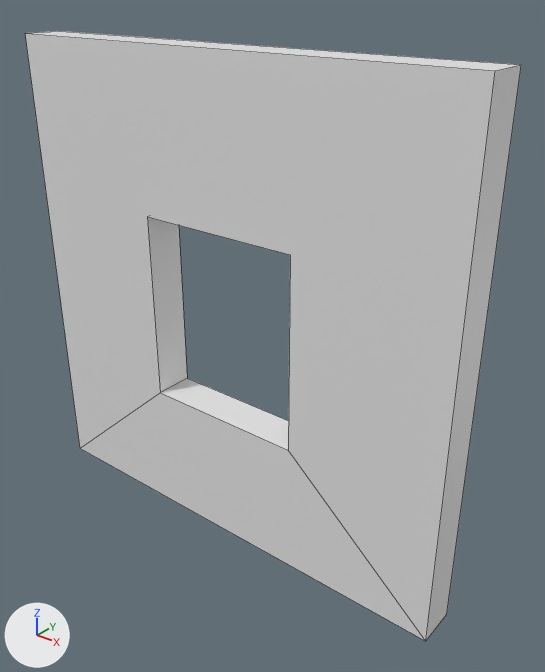
Before and after pictures for a commit that changed the FBX model Assets/FBXReadyForImport/UpdatedTiles/WindowWall_3x3.fbx.
Both versions are drawn from a 50 mm lens placed at (2.73, -3.15, 3.35), pointed at (0.22, -0.01, 1.4). The lights are fixed; the arrows at lower left show +X, +Y and +Z. Mesh edges are drawn as thin lines.

The first picture shows 'WindowWall_3x3'.
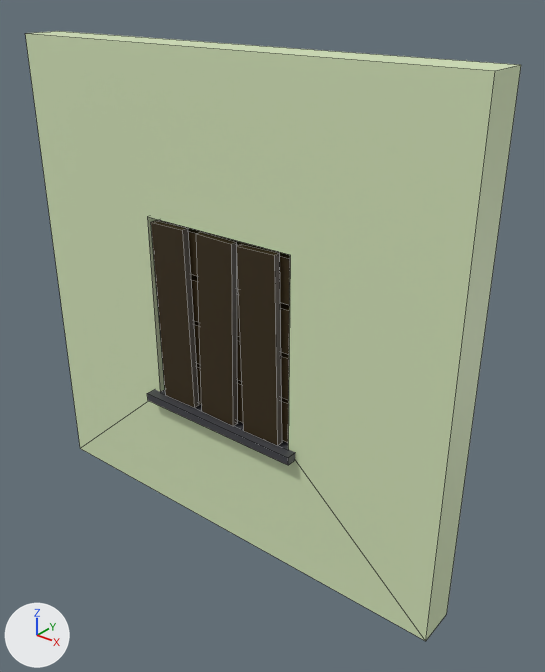
Edits to the scene script, one JSON object a line:
```json
{"op": "add", "block": "mat_stucco", "code": ["mat_stucco = principled_material('Stucco')", "mat_stucco.base_color = (0.681, 0.8, 0.5)  # green #d7e7bc"]}
{"op": "add", "block": "mat_darkwood", "code": ["mat_darkwood = principled_material('DarkWood')", "mat_darkwood.base_color = (0.0374, 0.0223, 0.00412)  # brown #36290d"]}
{"op": "add", "block": "mat_stone", "code": ["mat_stone = principled_material('Stone')", "mat_stone.base_color = (0.0559, 0.0574, 0.0668)  # dark grey #434449"]}
{"op": "add", "block": "mat_woodentiles", "code": ["mat_woodentiles = principled_material('WoodenTiles')", "mat_woodentiles.base_color = (0.0133, 0.0237, 0.0135)  # black #1e2b1f"]}
{"block": "me_cube_003", "where": "# used by ob_windowwall_3x3; location = (0.0, 0.0, 0.0)"}
{"op": "remove", "block": "me_cube_003", "code": "me_cube_003.from_pydata(...)  # 16 vertices, 12 faces; spans x -1.5..1.5, y -0.25..0.0, z 0.0..3.0"}
{"op": "add", "block": "me_cube_003", "code": "me_cube_003.from_pydata(...)  # 144 vertices, 108 faces; spans x -1.5..1.5, y -0.32..0.07, z 0.0..3.0"}
{"block": "me_cube_003", "change": "me_cube_003 part 1: a new loose piece, a box spanning x -0.508..0.512, y -0.228..-0.165, z 1.454..1.715, in mat_darkwood (brown #36290d)"}
{"block": "me_cube_003", "change": "me_cube_003 part 2: a new loose piece, a box spanning x -0.508..0.512, y -0.228..-0.165, z 1.167..1.427, in mat_darkwood (brown #36290d)"}
{"block": "me_cube_003", "change": "me_cube_003 part 3: a new loose piece, a box spanning x -0.508..0.512, y -0.228..-0.165, z 0.882..1.142, in mat_darkwood (brown #36290d)"}
{"block": "me_cube_003", "change": "me_cube_003 part 4: a new loose piece, a box spanning x -0.508..0.512, y -0.228..-0.165, z 1.748..2.008, in mat_darkwood (brown #36290d)"}
{"block": "me_cube_003", "change": "me_cube_003 part 5: a new loose piece, a box spanning x -0.581..0.581, y -0.318..0.065, z 0.806..0.858, in mat_stone (dark grey #434449)"}
{"block": "me_cube_003", "change": "me_cube_003 part 6"}
{"block": "me_cube_003", "change": "24 vertices are added at x -0.48..0.48, y -0.27..-0.02, z 0.86..2.03"}
{"block": "me_cube_003", "change": "12 new vertices lie (0.0, 0.05, 0.0) away from vertices in x -0.47..0.48, y -0.02, z 0.86..2.03"}
{"block": "me_cube_003", "change": "12 new vertices lie (0.0, 0.04, 0.0) away from vertices in x -0.48..0.47, y -0.27, z 0.86..2.03"}
{"block": "me_cube_003", "change": "36 new faces join them, mat_darkwood (brown #36290d)"}
{"block": "me_cube_003", "change": "me_cube_003 part 7: 12 faces spanning x -1.5..1.5, y -0.25..0.0, z 0.0..3.0 switch from no material to mat_stucco (green #d7e7bc)"}
{"op": "add", "block": "me_cube_003", "code": "me_cube_003.materials.append(mat_darkwood)  # brown #36290d"}
{"op": "add", "block": "me_cube_003", "code": "me_cube_003.materials.append(mat_stone)  # dark grey #434449"}
{"op": "add", "block": "me_cube_003", "code": "me_cube_003.materials.append(mat_woodentiles)  # black #1e2b1f"}
```

Where the change shows, as pixel boxes [x1, y1, x2, y2] in the pictures (545 x 672 px):
```json
{"part": 1, "of": "me_cube_003", "change": "added", "after": [191, 275, 290, 355], "on screen": "black"}
{"part": 2, "of": "me_cube_003", "change": "added", "after": [194, 321, 289, 401], "on screen": "black"}
{"part": 3, "of": "me_cube_003", "change": "added", "after": [162, 357, 289, 443], "on screen": "black"}
{"part": 4, "of": "me_cube_003", "change": "added", "after": [157, 220, 290, 306], "on screen": "brown"}
{"part": 5, "of": "me_cube_003", "change": "added", "after": [147, 389, 295, 465], "on screen": "black"}
{"part": 6, "of": "me_cube_003", "change": "added", "after": [151, 221, 282, 445], "on screen": "brown"}
{"part": 7, "of": "me_cube_003", "change": "recoloured", "before": [25, 31, 521, 641], "after": [25, 31, 521, 641], "on screen": "grey to green"}
```
